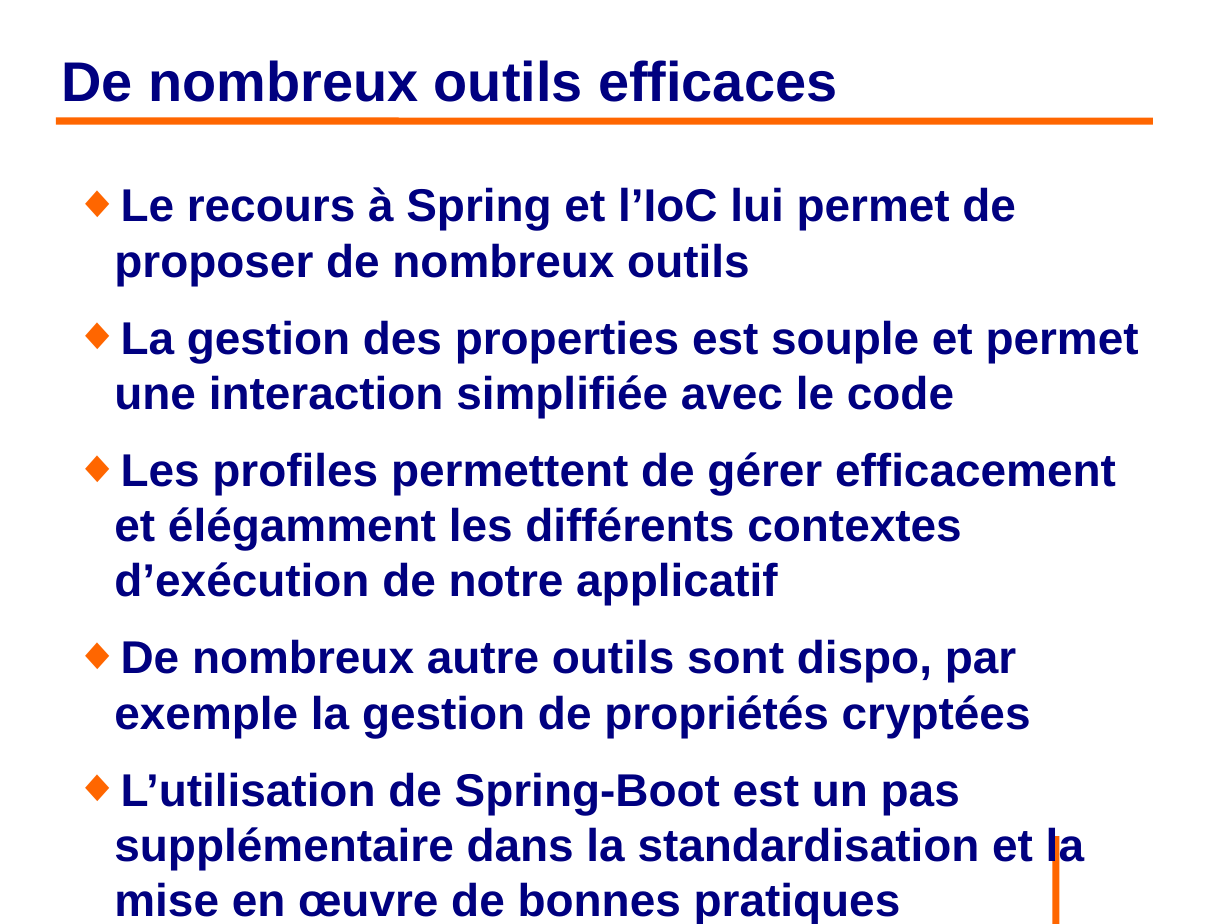
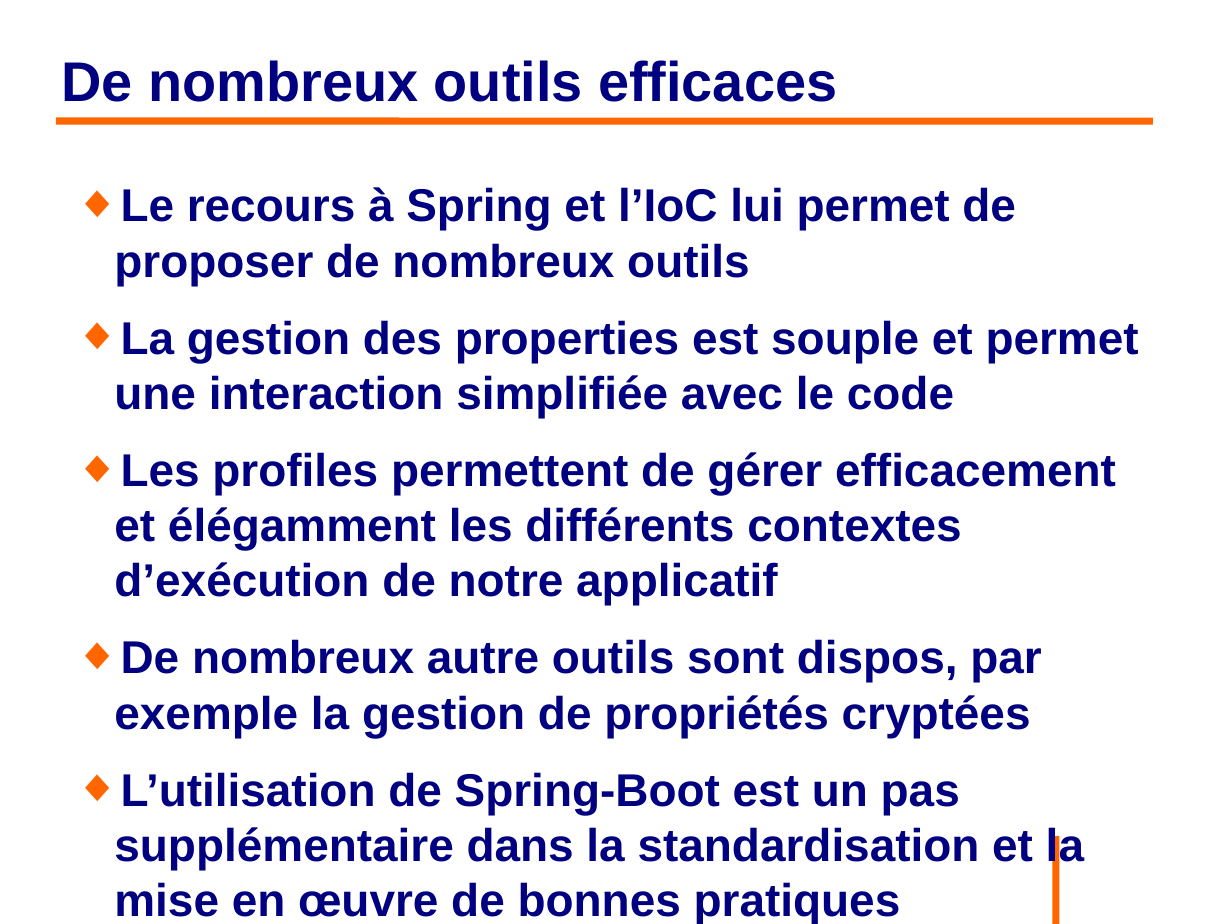
Before and after one commit to philphils/formation-spring, a slide deck: slide 17 of Documentation/diapo_formation_spring_property.odp. Drawn at 1232x924 pixels with LibreOffice and Linux fonts; fonts in the diff are those of the drawing; background and template pictures are left out. Boxes give left, top, right and bottom in pixels: in the first picture for what was removed or moved away, otherwise in the second. Text is boxed around its words. In the diff, an @@ line names an element or a change of style, - is before the commit and + after.

```diff
--- a/Documentation/diapo_formation_spring_property.odp
+++ b/Documentation/diapo_formation_spring_property.odp
@@ text at bbox=[114, 639, 1041, 737]: text changed @@
-◆ De nombreux autre outils sont dispo, par exemple la gestion de propriétés cryptées
+◆ De nombreux autre outils sont dispos, par exemple la gestion de propriétés cryptées
```
Also in this commit, not shown: 3 other slides changed.
